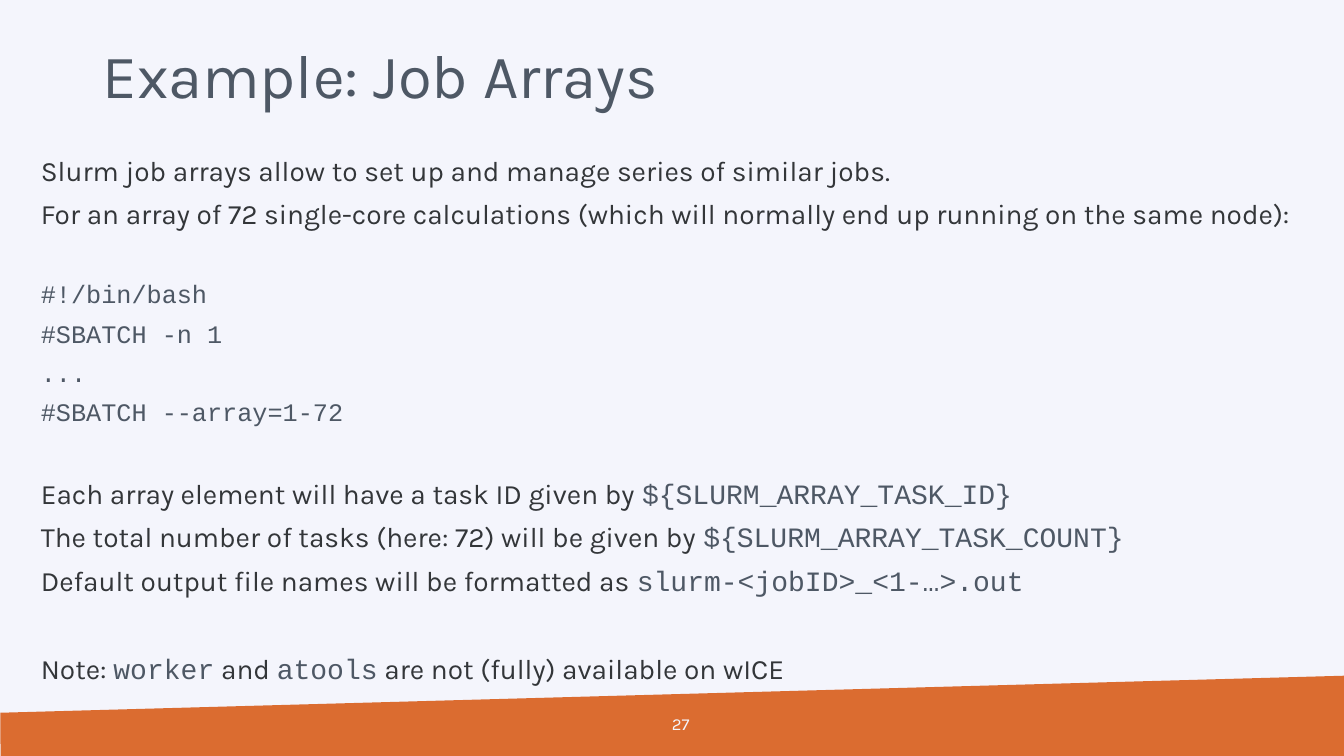
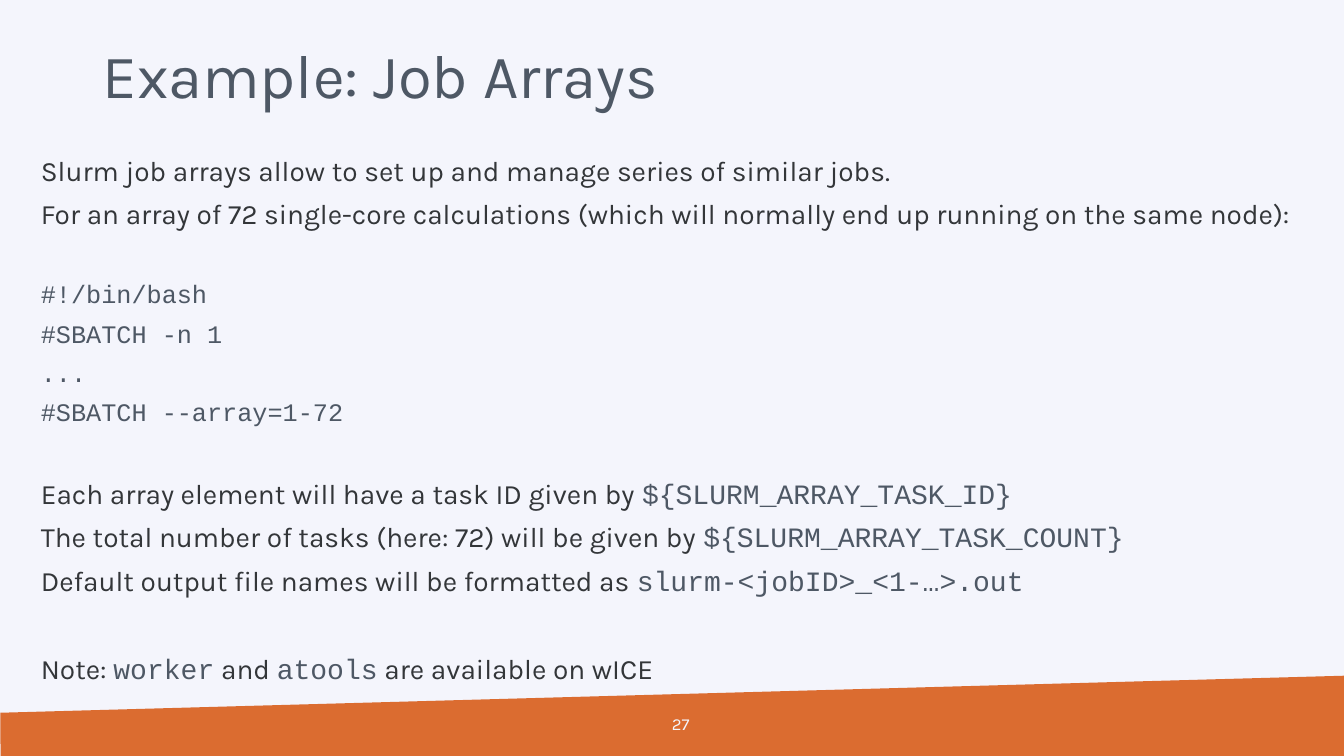
Before and after one commit to hpcleuven/Slurm-lunchbox, a slide deck: slide 27 of Slurm_Lunchbox.pptx. Drawn at 1344x756 pixels with LibreOffice and Linux fonts; fonts in the diff are those of the drawing; background and template pictures are left out. Boxes give left, top, right and bottom in pixels: in the first picture for what was removed or moved away, otherwise in the second. Text is boxed around its words. In the diff, an @@ line names an element or a change of style, - is before the commit and + after.

```diff
--- a/Slurm_Lunchbox.pptx
+++ b/Slurm_Lunchbox.pptx
@@ text at [41,659,653,680]: text changed @@
-Note: worker and atools are not (fully) available on wICE
+Note: worker and atools are available on wICE
```
Also in this commit, not shown: 5 other slides changed.
